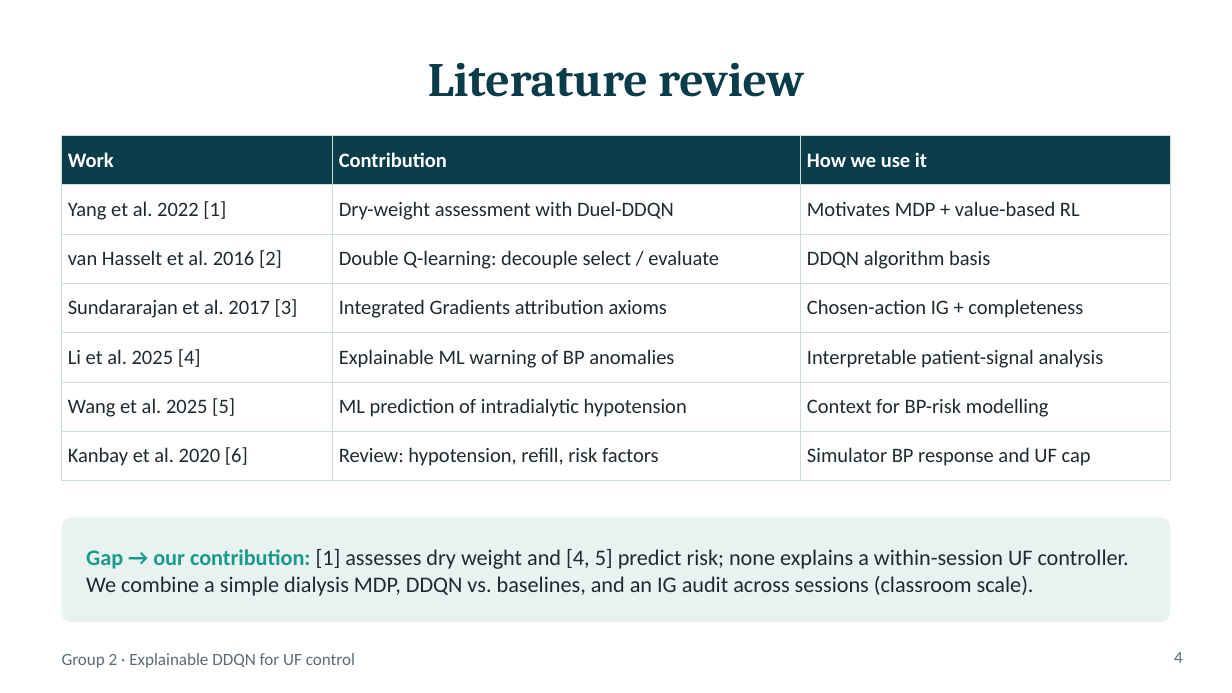
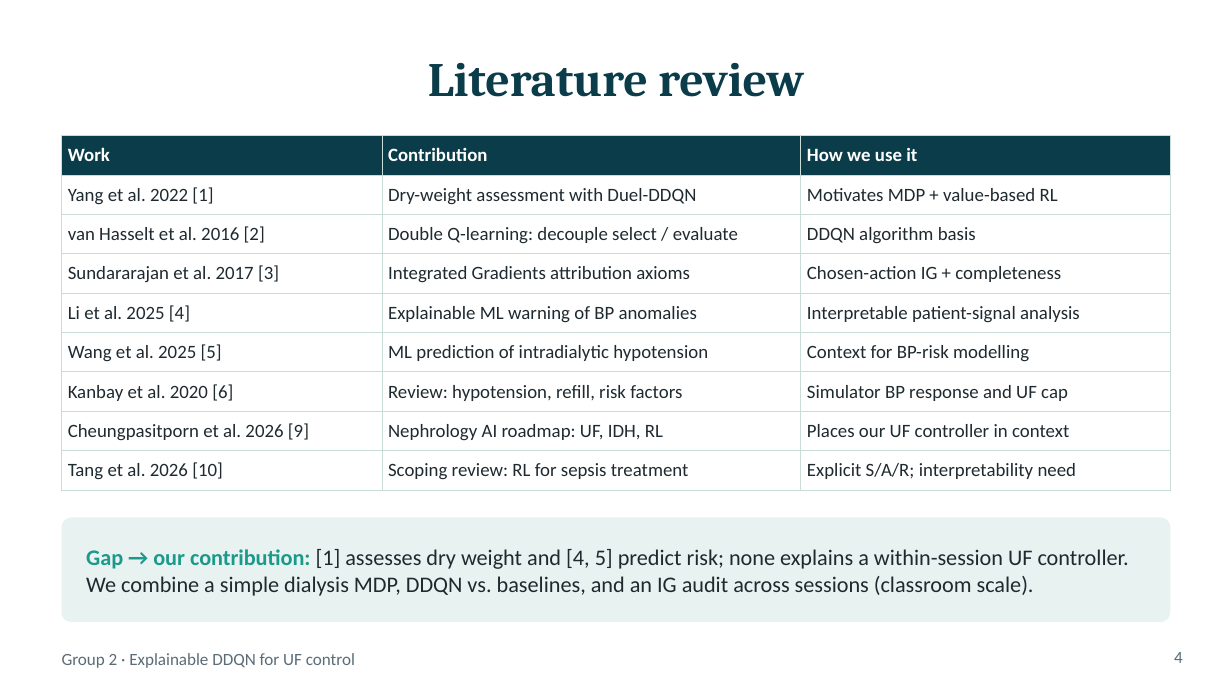
Before and after one commit to mr-h12/ckd-dialysis-ddqn-ig, a slide deck: slide 4 of slides/CKD_DDQN_IG.pptx. Drawn at 1232x693 pixels with LibreOffice and Linux fonts; fonts in the diff are those of the drawing. Boxes give left, top, right and bottom in pixels: in the first picture for what was removed or moved away, otherwise in the second. Text is boxed around its words. In the diff, an @@ line names an element or a change of style, - is before the commit and + after.

```diff
--- a/slides/CKD_DDQN_IG.pptx
+++ b/slides/CKD_DDQN_IG.pptx
@@ table at [62,136,1170,484] @@
+row 8: Cheungpasitporn et al. 2026 [9] | Nephrology AI roadmap: UF, IDH, RL | Places our UF controller in context
+row 9: Tang et al. 2026 [10] | Scoping review: RL for sepsis treatment | Explicit S/A/R; interpretability need
```
Also in this commit, not shown: 3 other slides changed, 1 slide added, 2 other files.
